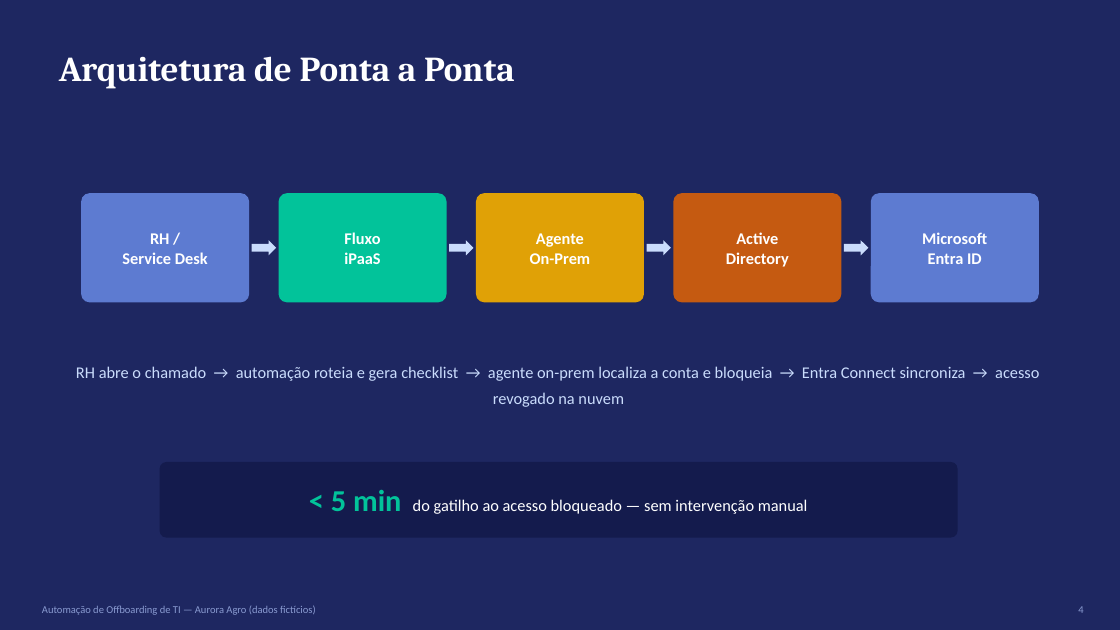
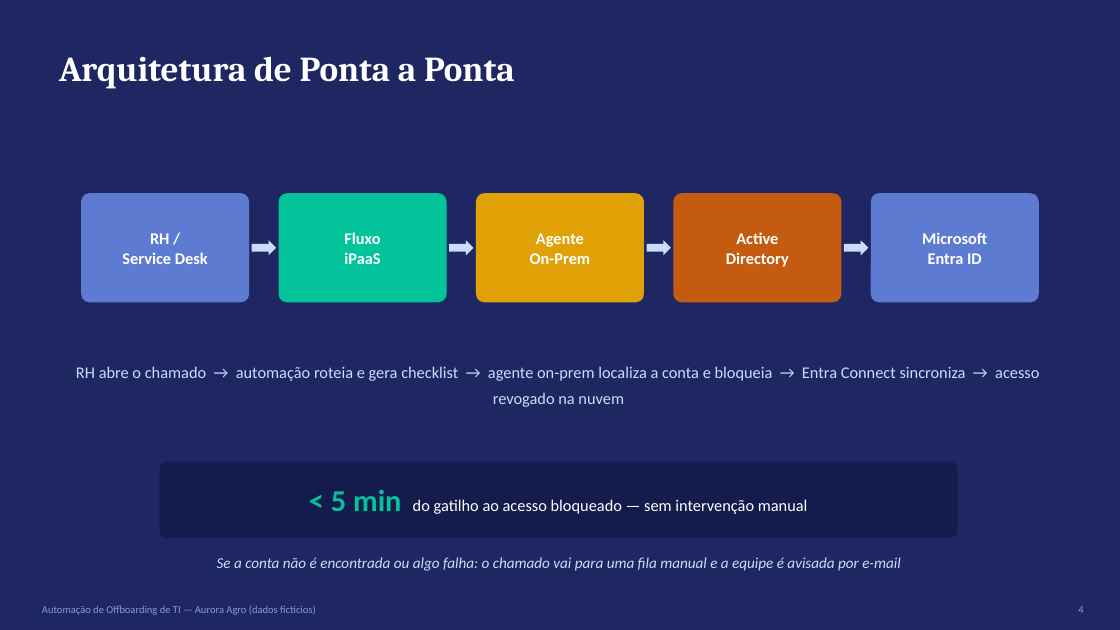
Before and after one commit to EdPelegrini/DesligamentoUsuario-DeskManager-EntraID-AD, a slide deck: slide 4 of Automacao_Offboarding_Apresentacao_v2.pptx. Drawn at 1120x630 pixels with LibreOffice and Linux fonts; fonts in the diff are those of the drawing. Boxes give left, top, right and bottom in pixels: in the first picture for what was removed or moved away, otherwise in the second. Text is boxed around its words. In the diff, an @@ line names an element or a change of style, - is before the commit and + after.

```diff
--- a/Automacao_Offboarding_Apresentacao_v2.pptx
+++ b/Automacao_Offboarding_Apresentacao_v2.pptx
@@ text added at (217,557,901,571), 13 pt, text #CADCFC, italic @@
+Se a conta não é encontrada ou algo falha: o chamado vai para uma fila manual e a equipe é avisada por e-mail
```
Also in this commit, not shown: 5 other slides changed, 3 slides added.
